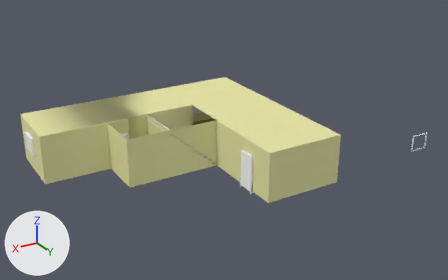
The FBX model Assets/Models/house_floor1.fbx: old version first, new version second.
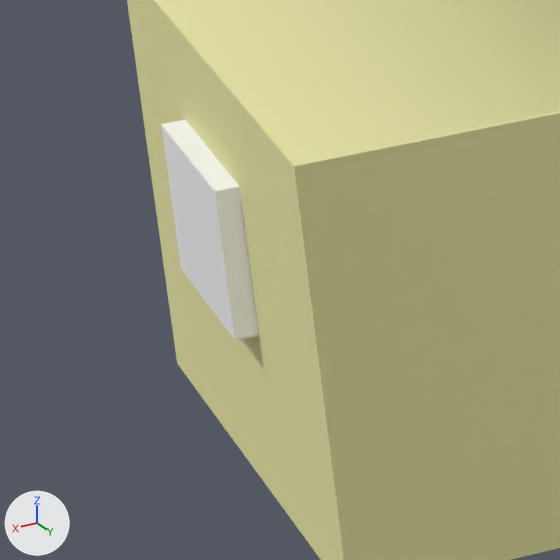
The first picture shows the older version from a camera (50 mm lens) standing at (31.8, 27.6, 14.7) and looking at (14.2, -1.8, -0.1). The close-ups show both versions on the part from 2% to 15% of the width and 42% to 64% of the height of that picture; other places that the commit changed are outside them. Lighting does not change. The marker at lower left points along +X, +Y and +Z. Where no turn or scale is listed for an object, it has been applied to the vertices.

The scene before the commit, as lines of its bpy script (objects in view):
```python
me_ctrl_hole_018 = bpy.data.meshes.new('CTRL_Hole.018')
me_ctrl_hole_018.from_pydata(...)  # a box spanning x 0.0..0.3, y -0.629..0.629, z 0.0..0.998
me_ctrl_hole_018.materials.append(mat_hidden_material)  # white #ffffff
me_cube_005 = bpy.data.meshes.new('Cube.005')
me_cube_005.from_pydata(...)  # 68 vertices, 62 faces; spans x -4.44..9.55, y -1.98..4.75, z 0.0..2.86
me_cube_005.materials.append(mat_wall)  # beige #e7e6a6
ob_ctrl_hole_006 = bpy.data.objects.new('CTRL_Hole.006', me_ctrl_hole_018)
ob_ctrl_hole_006.location = (24.368, -5.805, 0.053)
ob_cube_001 = bpy.data.objects.new('Cube.001', me_cube_005)
ob_cube_001.location = (14.969, -5.679, -1.137)
```
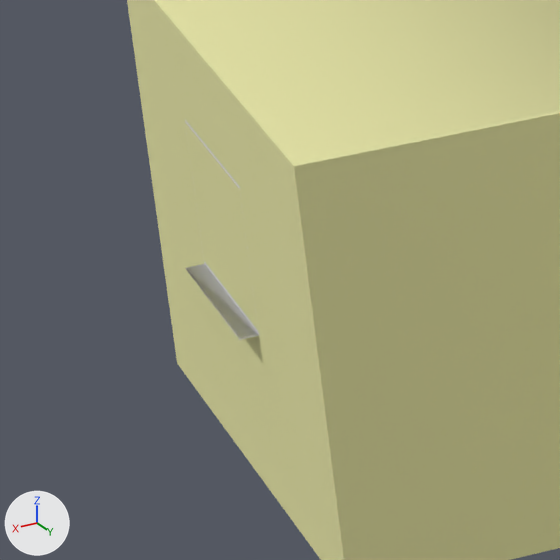
What changed in the scene script:
```text
Remove ob_ctrl_hole_006:
    ob_ctrl_hole_006 = bpy.data.objects.new('CTRL_Hole.006', me_ctrl_hole_018)
    ob_ctrl_hole_006.location = (24.368, -5.805, 0.053)
```

Where the change shows, as pixel boxes [x1, y1, x2, y2] in the close-ups (560 x 560 px):
'CTRL_Hole.006', deleted: before [161, 120, 259, 339]
'Windows_Sill', unchanged, uncovered by the edit: before [239, 334, 259, 340]; after [186, 264, 259, 340]
